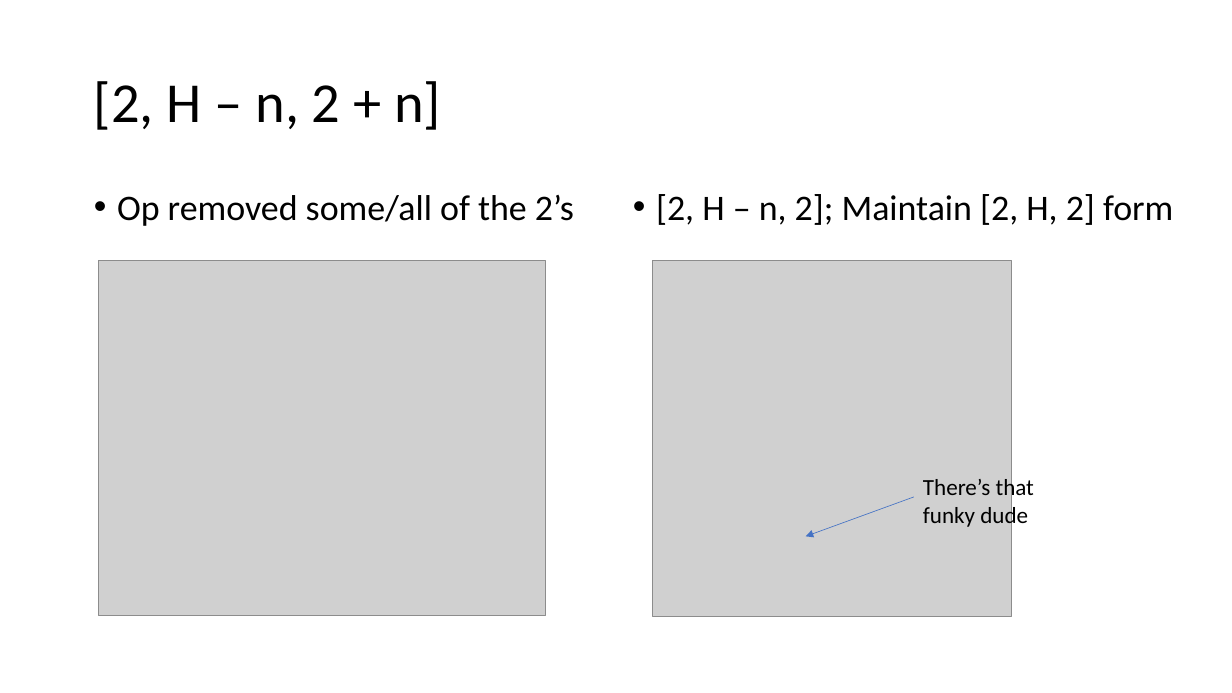
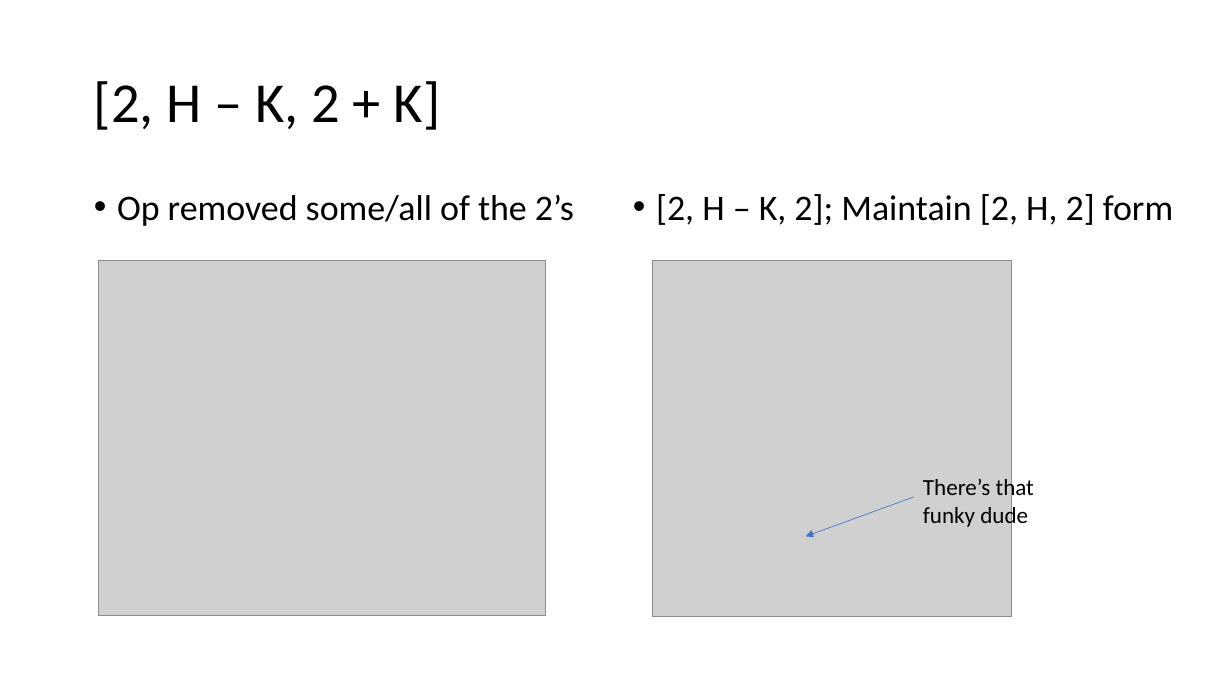
Before and after one commit to EzraSkwarka/Math-Capstone, a slide deck: slide 32 of Presentation/Mat Cap draft.pptx (slide 25 before the commit). Drawn at 1232x693 pixels with LibreOffice and Linux fonts; fonts in the diff are those of the drawing; grey boxes stand for pictures. Boxes give left, top, right and bottom in pixels: in the first picture for what was removed or moved away, otherwise in the second. Text is boxed around its words. In the diff, an @@ line names an element or a change of style, - is before the commit and + after.

```diff
--- a/Presentation/Mat Cap draft.pptx
+++ b/Presentation/Mat Cap draft.pptx
@@ title at (94, 81, 441, 130): text changed @@
-[2, H – n, 2 + n]
+[2, H – K, 2 + K]
@@ text at (656, 194, 1173, 225): text changed @@
-• [2, H – n, 2]; Maintain [2, H, 2] form
+• [2, H – K, 2]; Maintain [2, H, 2] form
```
Also in this commit, not shown: 11 other slides changed, 9 slides added, 1 slide removed.
